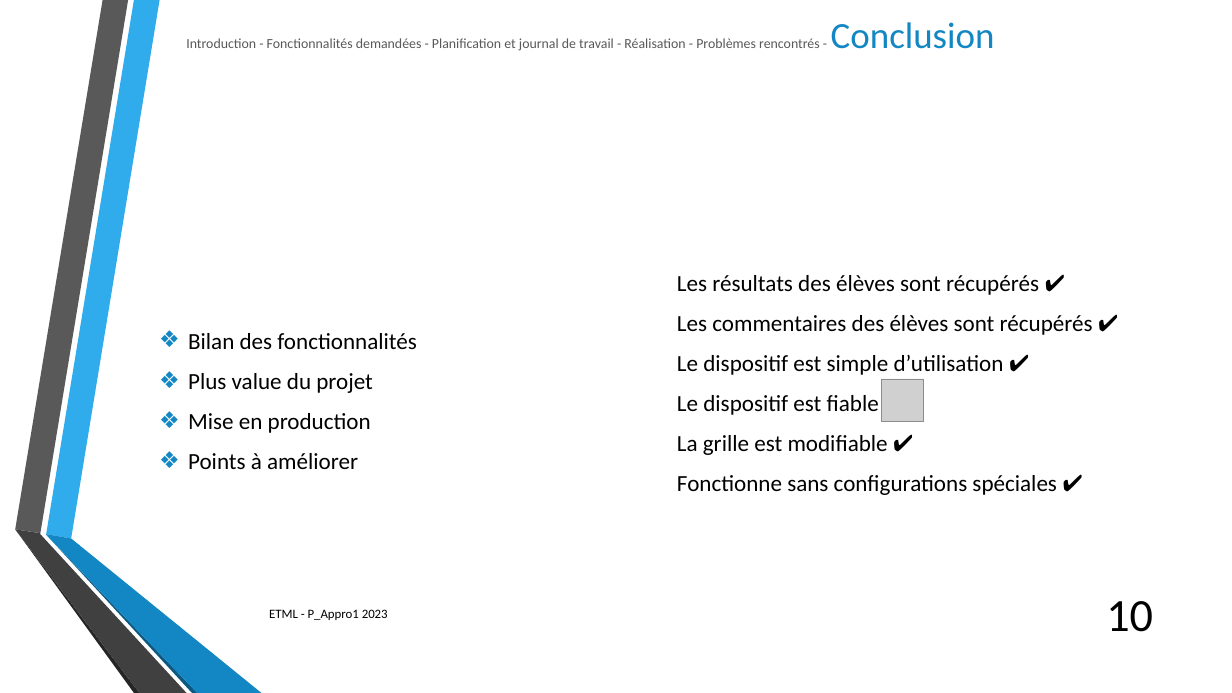
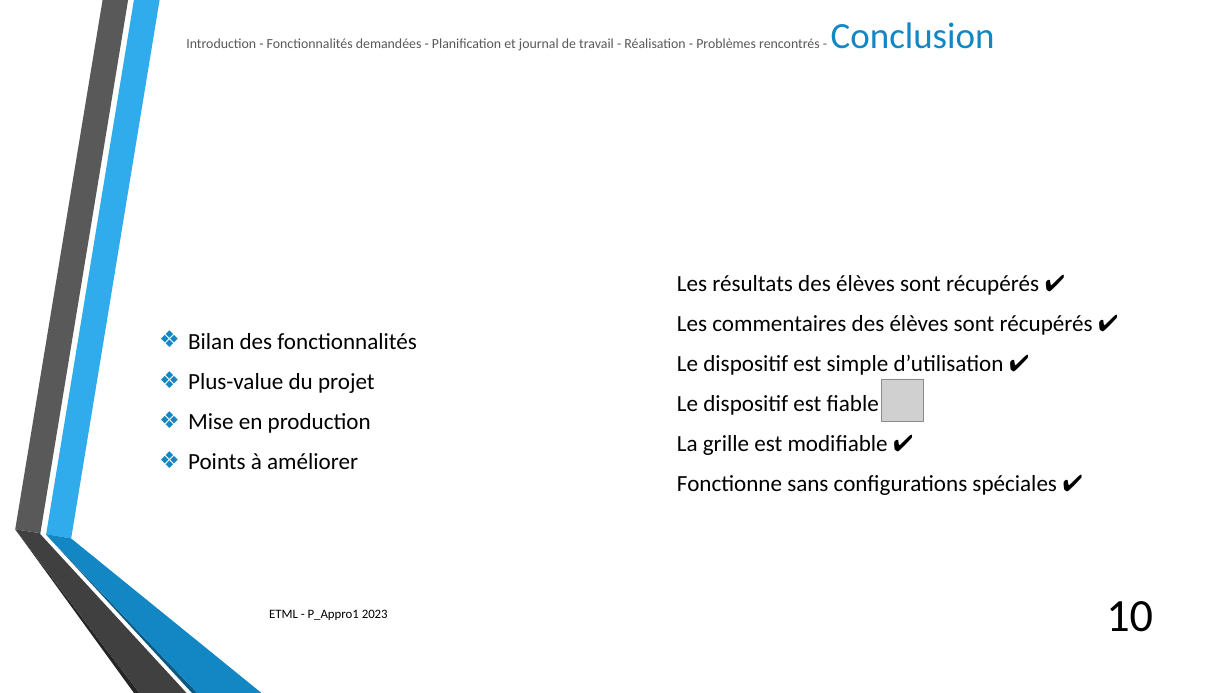
Before and after one commit to SylvainPhilipona/Recuperation-des-AutoEvaluations, a slide deck: slide 10 of CDC-rapport-jdt/Presentation/Presentation_philipona.pptx. Drawn at 1232x693 pixels with LibreOffice and Linux fonts; fonts in the diff are those of the drawing; grey boxes stand for pictures; background and template pictures are left out. Boxes give left, top, right and bottom in pixels: in the first picture for what was removed or moved away, otherwise in the second. Text is boxed around its words. In the diff, an @@ line names an element or a change of style, - is before the commit and + after.

```diff
--- a/CDC-rapport-jdt/Presentation/Presentation_philipona.pptx
+++ b/CDC-rapport-jdt/Presentation/Presentation_philipona.pptx
@@ text at (188, 373, 375, 393): text changed @@
-❖ Plus value du projet
+❖ Plus-value du projet
```
Also in this commit, not shown: 1 other slide changed, 3 other files.
